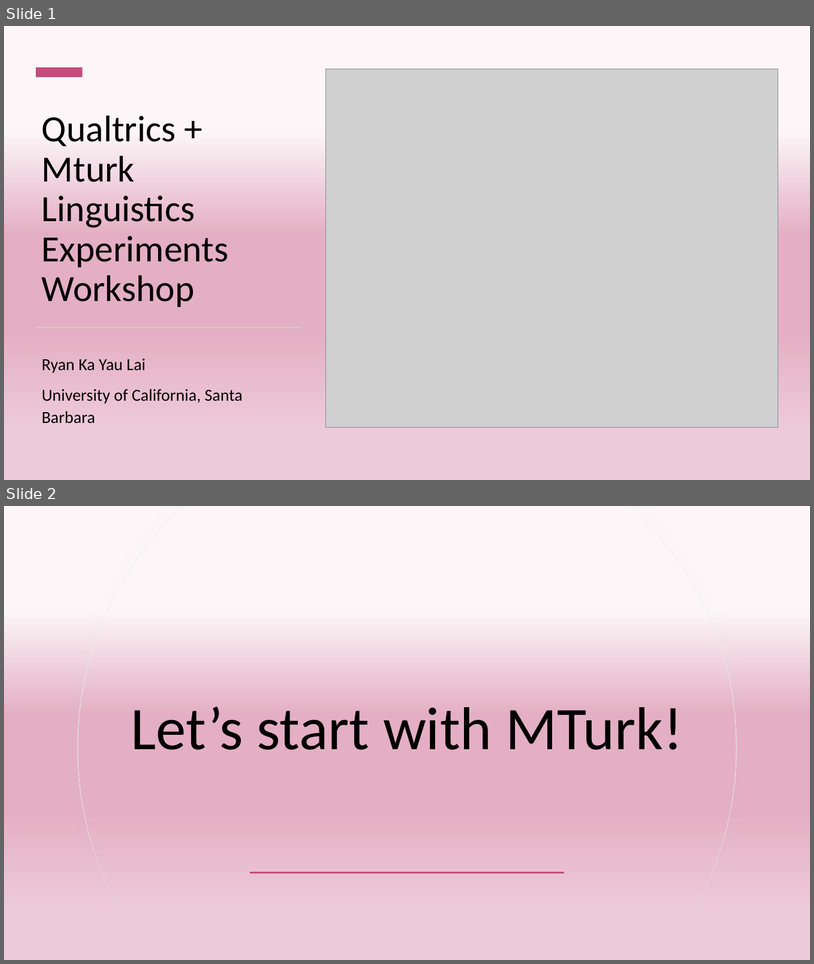
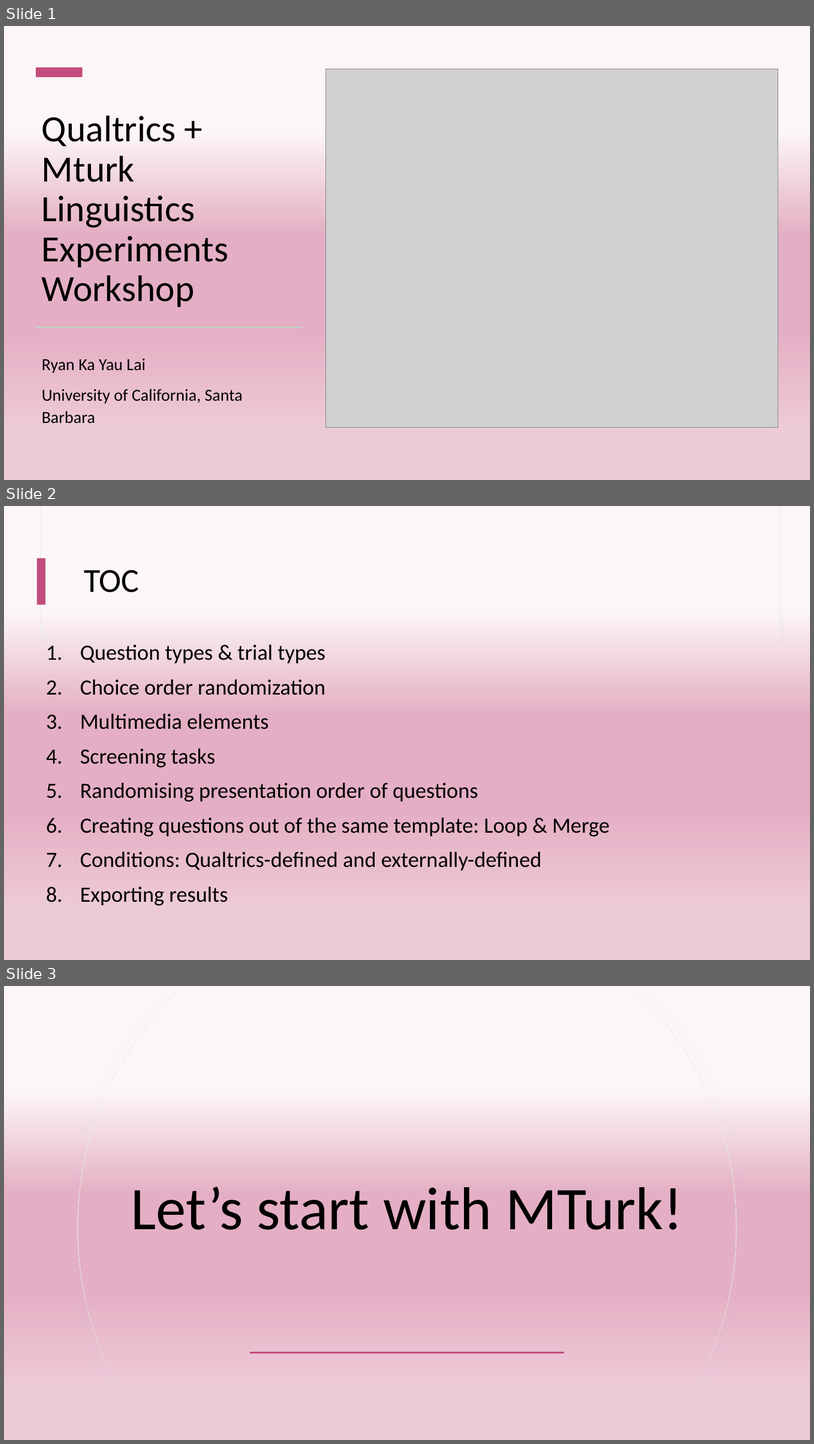
Before and after one commit to kayaulai/qualtrics-experiment-tutorial, a slide deck: slides.pptx. Shown one above the other, each under a label of ours: slides 1 and 2 before the commit, slides 1, 2 and 3 after it. The pictures are 814x964 and 814x1444 pixels, drawn with LibreOffice and Linux fonts; fonts in the diff are those of the drawing; grey boxes stand for pictures. Boxes give left, top, right and bottom in pixels: in the first picture for what was removed or moved away, otherwise in the second. Text is boxed around its words. In the diff, an @@ line names an element or a change of style, - is before the commit and + after.

```diff
--- a/slides.pptx
+++ b/slides.pptx
@@ slide 2 added at <box>4,506,810,960</box>, background gradient #FCF6F8 to #E4AFC4 to #EDCAD8; not listed: 3 template elements that a slide beside it also shows @@
@@ title added at <box>84,570,140,592</box>, 40 pt, text #000000 @@
+TOC
@@ text added at <box>80,644,610,906</box>, 25.9 pt, text #000000 @@
+1. Question types & trial types
+2. Choice order randomization
+3. Multimedia elements
+4. Screening tasks
+5. Randomising presentation order of questions
+6. Creating questions out of the same template: Loop & Merge
+7. Conditions: Qualtrics-defined and externally-defined
+8. Exporting results
@@ what was slide 2 is now slide 3 @@
```
Also in this commit, not shown: 4 slides changed, 1 other slide added.
